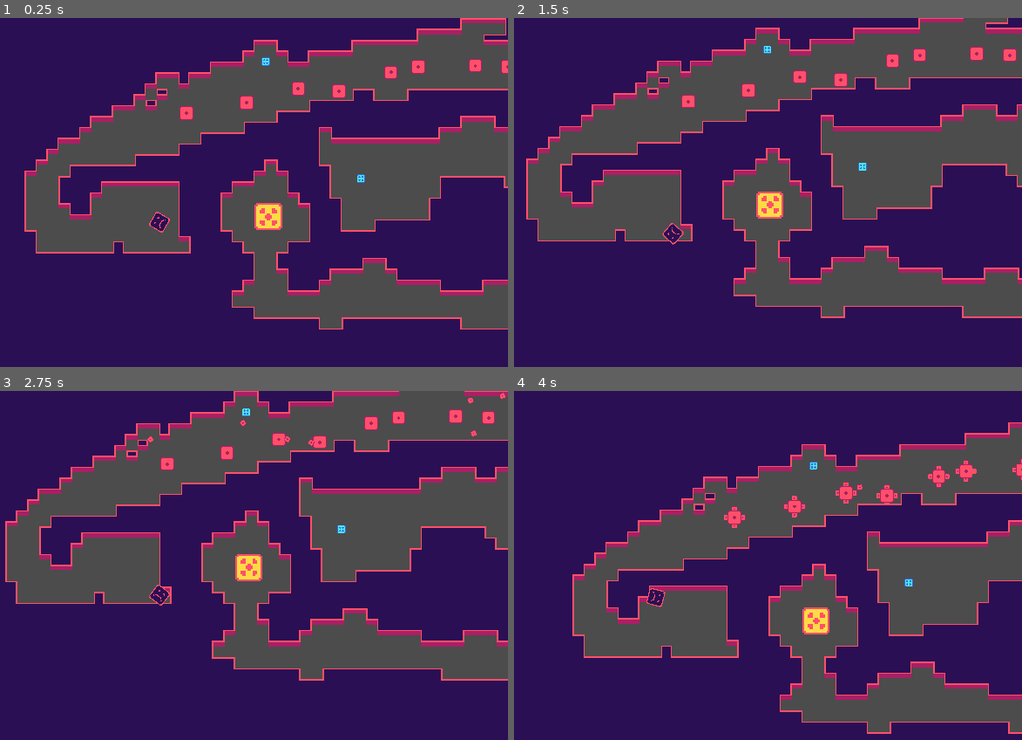
Above: before the commit, frames 1-4 (two rows, left to right).
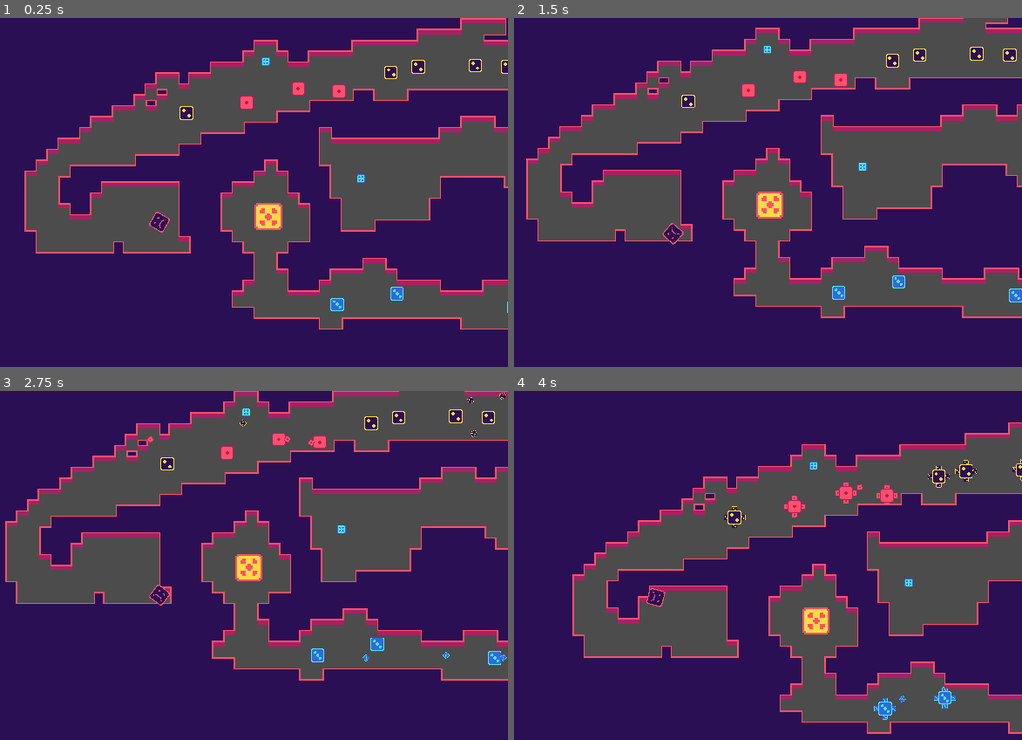
Above: after the commit, the same moments.

Repository: russmatney/dice-nine
Game: Godot game, scene res://src/progression/Level3.tscn
Same seed, same stepped clock (60 frames per second), same inputs: the game is played once before the commit and once after it. This scene is started directly instead of the project's main scene.
Inputs (mouse positions are in pixels of both pictures, inside the frame that each line leads up to):
- Up to frame 1 (0.25 s): no input
- Up to frame 2 (1.5 s): move the mouse to (828, 202) at 0.52 s; hold D (move_right) 0.53-1.28 s; hold E (fire) 0.53-1.28 s; move the mouse to (534, 241) at 1.27 s; hold J (move_down) from 1.28 s (still down); right-click (534, 241) at 1.35 s
- Up to frame 3 (2.75 s): move the mouse to (228, 506) at 2.02 s; release J (move_down) at 2.03 s; hold D (move_right) from 2.03 s (still down); hold E (fire) from 2.03 s (still down)
- Up to frame 4 (4 s): move the mouse to (641, 677) at 2.77 s; release D (move_right) at 2.78 s; release E (fire) at 2.78 s; hold K (move_up) 2.78-3.53 s; right-click (641, 677) at 2.85 s; move the mouse to (884, 656) at 3.52 s; hold A (move_left) from 3.53 s (still down); hold E (fire) from 3.53 s (still down)

The runs differ from the first frame. In frame 1, 0.7% of the frame differs, in the area x 35-100%, y 11-85%; in frame 2, 0.8%; in frame 3, 0.9%, in the area x 31-100%, y 0-79%; in frame 4, 0.8%.

Commit message:
fix: enemies sticking to their side

Diff:
--- a/src/Enemy.gd
+++ b/src/Enemy.gd
@@ -34,10 +34,11 @@
 
 func _ready():
   if not current_side:
-    if available_sides.size() > 1:
+    if available_sides.size() > 0:
       current_side = available_sides[0]
     else:
       current_side = "one"
+  set_side()
 
   if not disabled:
     fire_timer.wait_time = fire_time
--- a/src/progression/Level3.tscn
+++ b/src/progression/Level3.tscn
@@ -26,18 +26,23 @@
 
 [node name="EnemyStart" parent="." instance=ExtResource( 1 )]
 position = Vector2( 648, -288 )
+initial_side = "two"
 
 [node name="EnemyStart2" parent="." instance=ExtResource( 1 )]
 position = Vector2( 552, -288 )
+initial_side = "two"
 
 [node name="EnemyStart3" parent="." instance=ExtResource( 1 )]
 position = Vector2( 456, -292 )
+initial_side = "two"
 
 [node name="EnemyStart4" parent="." instance=ExtResource( 1 )]
 position = Vector2( 288, -288 )
+initial_side = "two"
 
 [node name="EnemyStart5" parent="." instance=ExtResource( 1 )]
 position = Vector2( 208, -272 )
+initial_side = "two"
 
 [node name="EnemyStart6" parent="." instance=ExtResource( 1 )]
 position = Vector2( -64, -224 )
@@ -47,6 +52,27 @@
 
 [node name="EnemyStart8" parent="." instance=ExtResource( 1 )]
 position = Vector2( -392, -152 )
+initial_side = "two"
 
 [node name="EnemyStart9" parent="." instance=ExtResource( 1 )]
 position = Vector2( -216, -184 )
+
+[node name="EnemyStart10" parent="." instance=ExtResource( 1 )]
+position = Vector2( 842, 370 )
+initial_side = "three"
+
+[node name="EnemyStart11" parent="." instance=ExtResource( 1 )]
+position = Vector2( 570, 418 )
+initial_side = "three"
+
+[node name="EnemyStart12" parent="." instance=ExtResource( 1 )]
+position = Vector2( 690, 426 )
+initial_side = "three"
+
+[node name="EnemyStart13" parent="." instance=ExtResource( 1 )]
+position = Vector2( 50, 410 )
+initial_side = "three"
+
+[node name="EnemyStart14" parent="." instance=ExtResource( 1 )]
+position = Vector2( 226, 378 )
+initial_side = "three"
--- a/src/progression/LevelBase.gd
+++ b/src/progression/LevelBase.gd
@@ -32,6 +32,7 @@
   enemies.append(enemy)
   enemy.connect("death", self, "_on_enemy_death", [enemy])
   enemy.position = pos.position
+  enemy.available_sides = [pos.initial_side]
   get_tree().get_root().call_deferred("add_child", enemy)
 
 func _on_enemy_death(en):
Not shown, changed: todo.org
